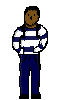
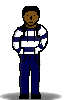
The second 64 x 100 image is a revision of the first. Changes to its layers:
painted on "Layer" over 20, 6, 44, 87
renamed "IMG_1253.JPG" to "Layer #1", showed it, opacity 55% → 52%, painted on it over 0, 6, 62, 100
